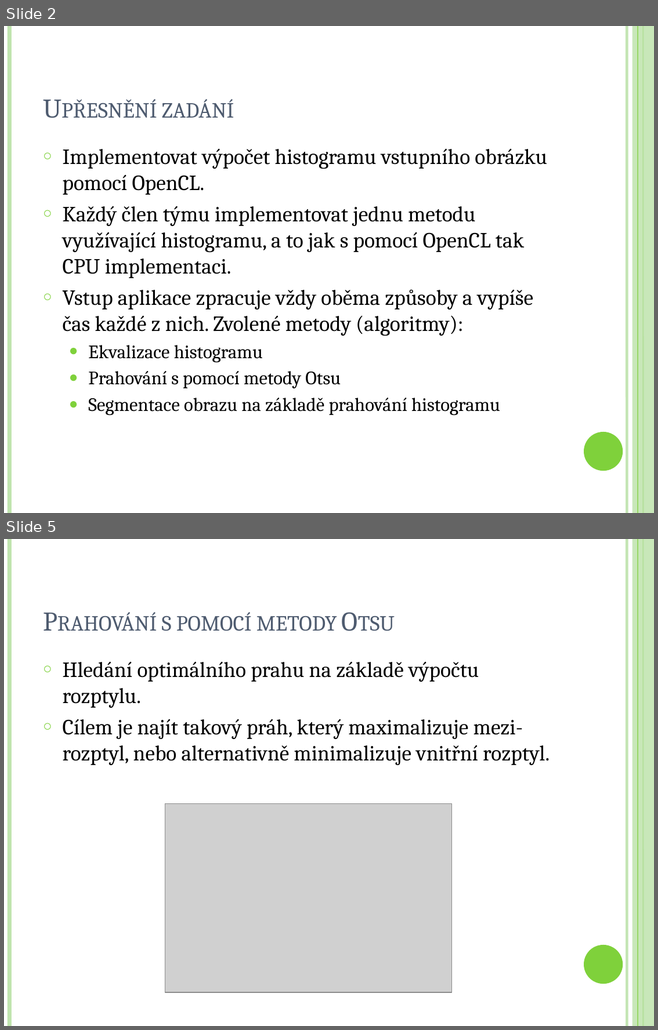
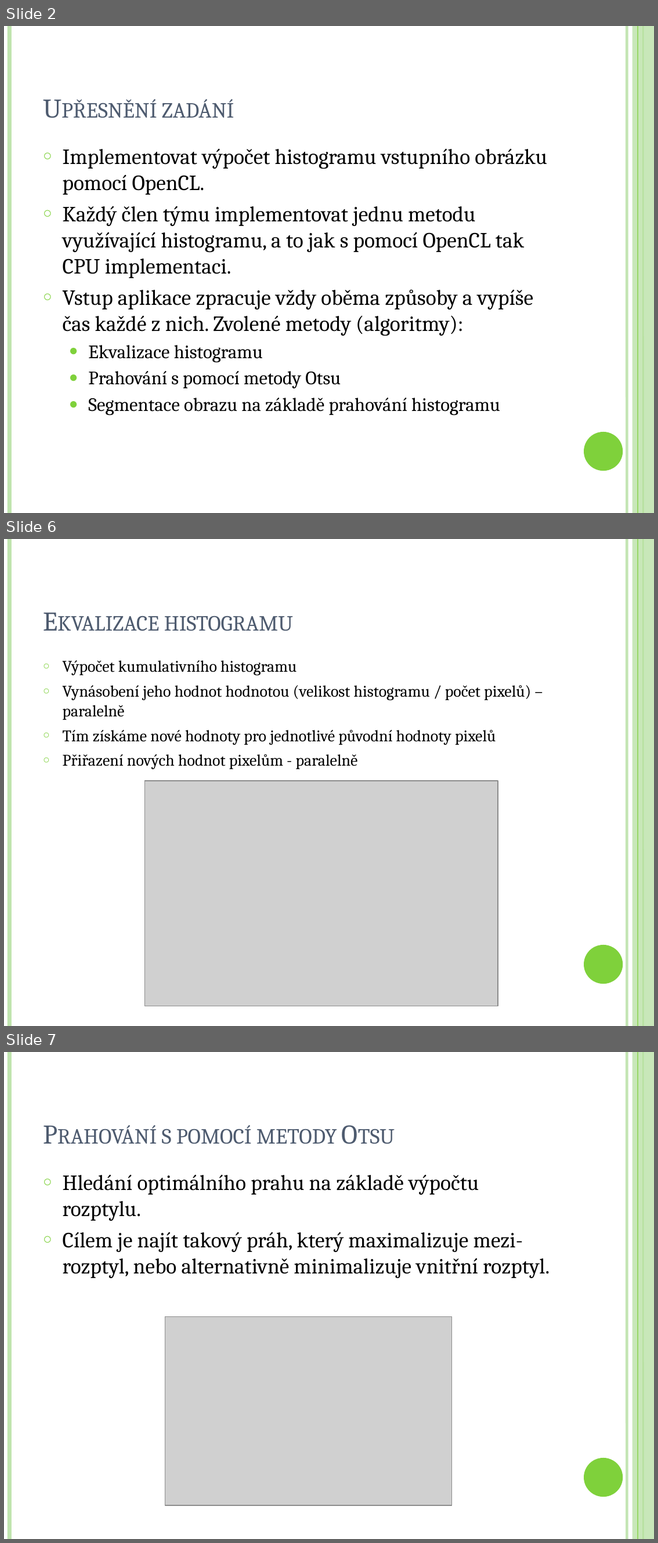
Before and after one commit to Stibius/GMU-HistogramAcceleration, a slide deck: gmu-prezentace.pptx. Shown one above the other, each under a label of ours: slides 2 and 5 before the commit, slides 2, 6 and 7 after it; the slides between them are not shown. The pictures are 658x1030 and 658x1543 pixels, drawn with LibreOffice and Linux fonts; fonts in the diff are those of the drawing; grey boxes stand for pictures. Boxes give left, top, right and bottom in pixels: in the first picture for what was removed or moved away, otherwise in the second. Text is boxed around its words. In the diff, an @@ line names an element or a change of style, - is before the commit and + after.

```diff
--- a/gmu-prezentace.pptx
+++ b/gmu-prezentace.pptx
@@ slide 6 added at <box>4,539,654,1026</box>, background #FFFFFF; not listed: 6 template elements that a slide beside it also shows @@
@@ title added at <box>164,616,293,631</box>, 30 pt, text #4E5B6F, small capitals @@
+Ekvalizace histogramu
@@ text added at <box>63,660,531,769</box>, 18 pt, text #000000 @@
+○ Výpočet kumulativního histogramu
+○ Vynásobení jeho hodnot hodnotou (velikost histogramu / počet pixelů) – paralelně
+○ Tím získáme nové hodnoty pro jednotlivé původní hodnoty pixelů
+○ Přiřazení nových hodnot pixelům - paralelně
@@ picture added at <box>145,781,498,1005</box> @@
@@ what was slide 5 is now slide 7 @@
```
Also in this commit, not shown: 3 slides changed, 1 other slide added, 2 other files.
